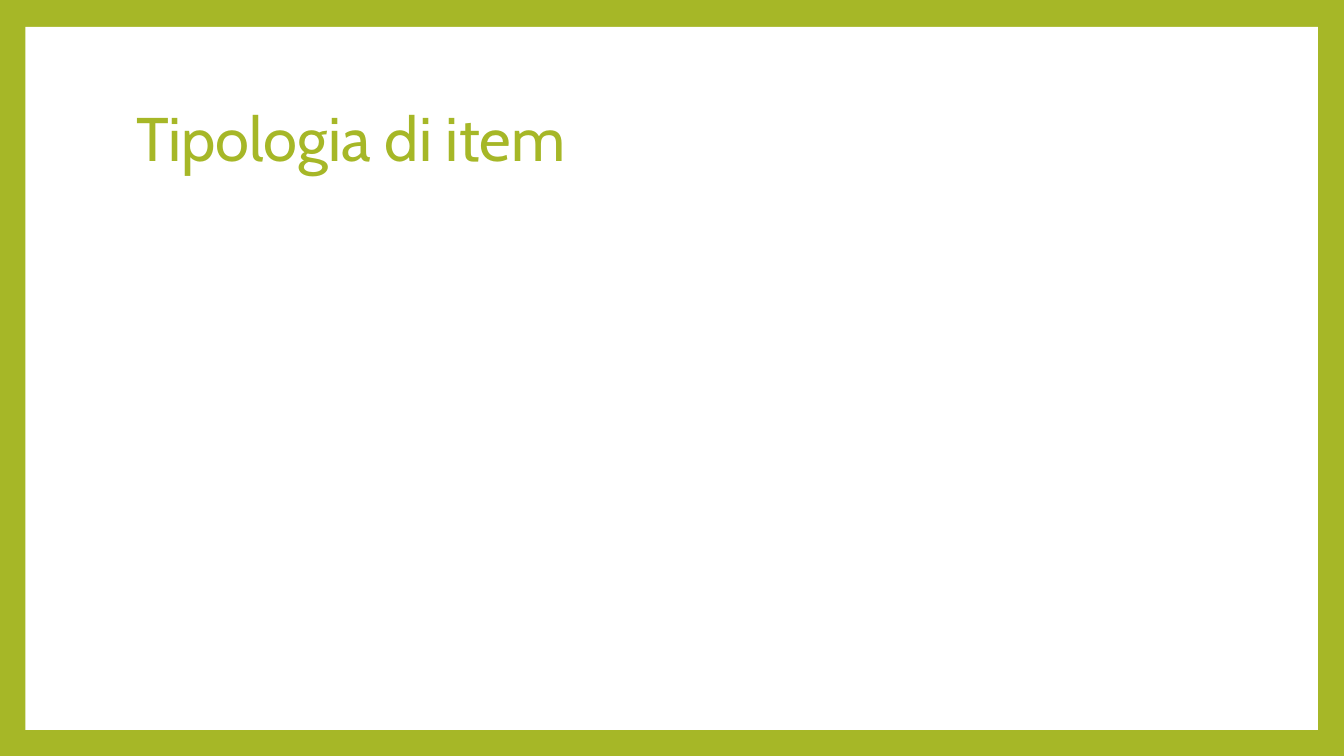
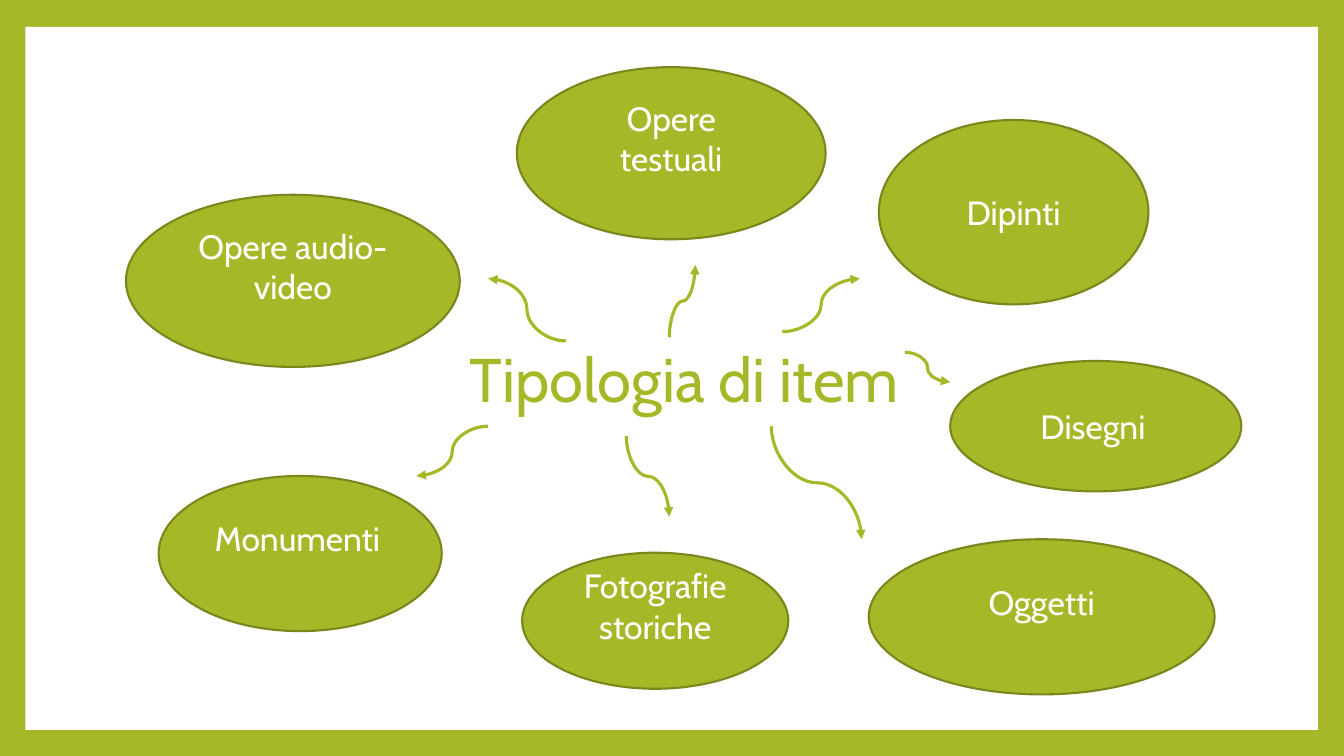
Before and after one commit to chiaradeguio/progetto-dhch, a slide deck: slide 4 of GrandeGuerraPrealpiVicentine.pptx. Drawn at 1344x756 pixels with LibreOffice and Linux fonts; fonts in the diff are those of the drawing. Boxes give left, top, right and bottom in pixels: in the first picture for what was removed or moved away, otherwise in the second. Text is boxed around its words. In the diff, an @@ line names an element or a change of style, - is before the commit and + after.

```diff
--- a/GrandeGuerraPrealpiVicentine.pptx
+++ b/GrandeGuerraPrealpiVicentine.pptx
@@ ellipse added at box(517, 68, 826, 240), fill #A6B727, outline #7B871D 1.5 pt, 24 pt, text #FFFFFF @@
+Opere testuali
@@ ellipse added at box(879, 120, 1148, 304), fill #A6B727, outline #7B871D 1.5 pt, 24 pt, text #FFFFFF @@
+Dipinti
@@ title "Tipologia di item": place and size @@
-title "Tipologia di item" at box(136, 115, 565, 175)
+title "Tipologia di item" at box(470, 356, 899, 416)
@@ ellipse added at box(126, 195, 460, 367), fill #A6B727, outline #7B871D 1.5 pt, 24 pt, text #FFFFFF @@
+Opere audio-video
@@ curved arrow added from (669, 338) to (696, 265), #A6B727 2.25 pt @@
@@ curved arrow added from (566, 341) to (488, 278), #A6B727 2.25 pt @@
@@ curved arrow added from (782, 332) to (860, 278), #A6B727 2.25 pt @@
@@ curved arrow added from (905, 352) to (951, 382), #A6B727 2.25 pt @@
@@ ellipse added at box(951, 361, 1242, 491), fill #A6B727, outline #7B871D 1.5 pt, 24 pt, text #FFFFFF @@
+Disegni
@@ curved arrow added from (488, 426) to (416, 476), #A6B727 2.25 pt @@
@@ curved arrow added from (626, 437) to (669, 517), #A6B727 2.25 pt @@
@@ curved arrow added from (771, 426) to (862, 539), #A6B727 2.25 pt @@
@@ ellipse added at box(158, 476, 442, 631), fill #A6B727, outline #7B871D 1.5 pt, 24 pt, text #FFFFFF @@
+Monumenti
@@ ellipse added at box(869, 539, 1215, 695), fill #A6B727, outline #7B871D 1.5 pt, 24 pt, text #FFFFFF @@
+Oggetti
@@ ellipse added at box(522, 553, 788, 689), fill #A6B727, outline #7B871D 1.5 pt, 24 pt, text #FFFFFF @@
+Fotografie storiche
```
Also in this commit, not shown: 3 other slides changed, 1 slide added, 1 slide removed.
